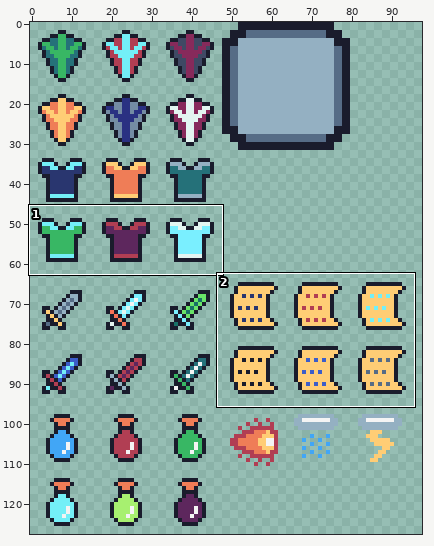
Sprite sheet, stored at MerchantsQuest/Assets/Sprites/Items/items.png. The picture above shows the old version from afar; the outline marks the close-up.
Close-up. Before the commit:
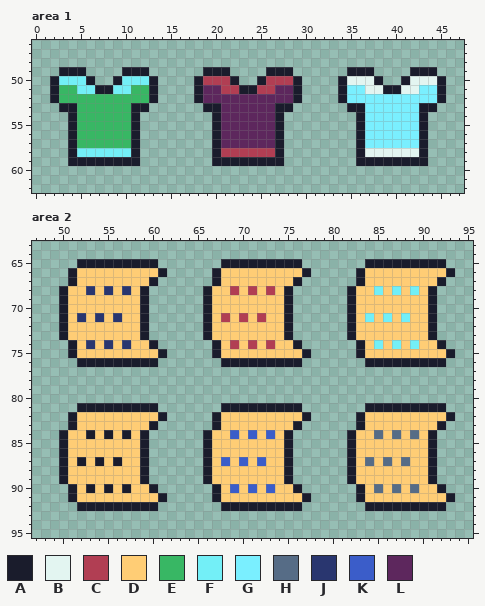
The file is 128x128 pixels. Shown: area 1: x 0..47, y 46..62; area 2: x 47..95, y 63..95. The wide view leaves out empty margins.
Palette (. is transparent): A #1a1c2c  B #e3f5f1  C #b13e53  D #ffcd75  E #38b764  F #73eff7  G #7aefff  H #566c86  J #29366f  K #3b5dc9  L #5d275d
Pixels before, area 1, first column x 2:
49 .AAA....AAA......AAA....AAA......AAA....AAA.
50 AFFFA..AFFFA....ACCCA..ACCCA....ABBBA..ABBBA
51 AEEFFAAFFEEA....ALLCCAACCLLA....AGGBBAABBGGA
52 AEEEEEEEEEEA....ALLLLLLLLLLA....AGGGGGGGGGGA
53 .AAEEEEEEAA......AALLLLLLAA......AAGGGGGGAA.
54 ..AEEEEEEA........ALLLLLLA........AGGGGGGA..
55 ..AEEEEEEA........ALLLLLLA........AGGGGGGA..
56 ..AEEEEEEA........ALLLLLLA........AGGGGGGA..
57 ..AEEEEEEA........ALLLLLLA........AGGGGGGA..
58 ..AFFFFFFA........ACCCCCCA........ABBBBBBA..
59 ..AAAAAAAA........AAAAAAAA........AAAAAAAA..
Pixels before, area 2, first column x 50:
65 ..AAAAAAAAA.......AAAAAAAAA.......AAAAAAAAA.
66 .ADDDDDDDDDA.....ADDDDDDDDDA.....ADDDDDDDDDA
67 .ADDDDDDDDA......ADDDDDDDDA......ADDDDDDDDA.
68 ADDJDJDJDA......ADDCDCDCDA......ADDFDFDFDA..
69 ADDDDDDDDA......ADDDDDDDDA......ADDDDDDDDA..
70 ADDDDDDDDA......ADDDDDDDDA......ADDDDDDDDA..
71 ADJDJDJDDA......ADCDCDCDDA......ADFDFDFDDA..
72 ADDDDDDDDA......ADDDDDDDDA......ADDDDDDDDA..
73 ADDDDDDDDA......ADDDDDDDDA......ADDDDDDDDA..
74 .ADJDJDJDDA......ADCDCDCDDA......ADFDFDFDDA.
75 .ADDDDDDDDDA.....ADDDDDDDDDA.....ADDDDDDDDDA
76 ..AAAAAAAAA.......AAAAAAAAA.......AAAAAAAAA.
77 ............................................
78 ............................................
79 ............................................
80 ............................................
81 ..AAAAAAAAA.......AAAAAAAAA.......AAAAAAAAA.
82 .ADDDDDDDDDA.....ADDDDDDDDDA.....ADDDDDDDDDA
83 .ADDDDDDDDA......ADDDDDDDDA......ADDDDDDDDA.
84 ADDADADADA......ADDKDKDKDA......ADDHDHDHDA..
85 ADDDDDDDDA......ADDDDDDDDA......ADDDDDDDDA..
86 ADDDDDDDDA......ADDDDDDDDA......ADDDDDDDDA..
87 ADADADADDA......ADKDKDKDDA......ADHDHDHDDA..
88 ADDDDDDDDA......ADDDDDDDDA......ADDDDDDDDA..
89 ADDDDDDDDA......ADDDDDDDDA......ADDDDDDDDA..
90 .ADADADADDA......ADKDKDKDDA......ADHDHDHDDA.
91 .ADDDDDDDDDA.....ADDDDDDDDDA.....ADDDDDDDDDA
92 ..AAAAAAAAA.......AAAAAAAAA.......AAAAAAAAA.
New version:
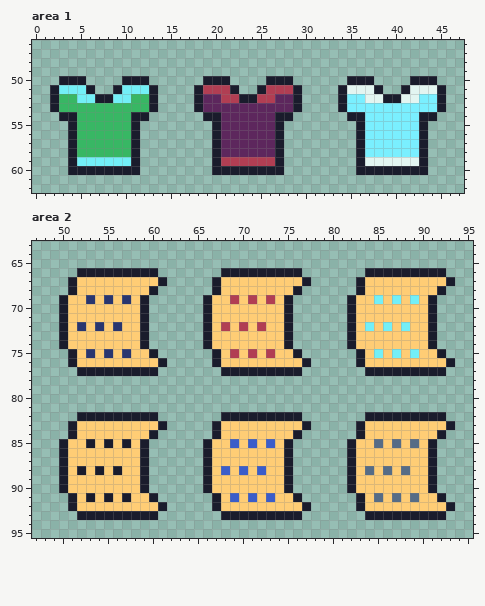
Difference:
Area 1:
y 49: x 3..5 AAA -> ...; x 10..12 AAA -> ...; x 19..21 AAA -> ...; x 26..28 AAA -> ...; x 35..37 AAA -> ...; x 42..44 AAA -> ...
y 50: x 2..6 AFFFA -> .AAA.; x 9..13 AFFFA -> .AAA.; x 18..22 ACCCA -> .AAA.; x 25..29 ACCCA -> .AAA.; x 34..38 ABBBA -> .AAA.; x 41..45 ABBBA -> .AAA.
y 51: x 3..4 EE -> FF; x 6..9 FAAF -> A..A; x 11..12 EE -> FF; x 19..20 LL -> CC; x 22..25 CAAC -> A..A; x 27..28 LL -> CC; x 35..36 GG -> BB; x 38..41 BAAB -> A..A; x 43..44 GG -> BB
y 52: x 5..10 EEEEEE -> FFAAFF; x 21..26 LLLLLL -> CCAACC; x 37..42 GGGGGG -> BBAABB
y 53: x 2..4 .AA -> AEE; x 11..13 AA. -> EEA; x 18..20 .AA -> ALL; x 27..29 AA. -> LLA; x 34..36 .AA -> AGG; x 43..45 AA. -> GGA
y 54: x 3 . -> A; x 12 . -> A; x 19 . -> A; x 28 . -> A; x 35 . -> A; x 44 . -> A
y 58: x 5..10 FFFFFF -> EEEEEE; x 21..26 CCCCCC -> LLLLLL; x 37..42 BBBBBB -> GGGGGG
y 59: x 5..10 AAAAAA -> FFFFFF; x 21..26 AAAAAA -> CCCCCC; x 37..42 AAAAAA -> BBBBBB
y 60: x 4..11 ........ -> AAAAAAAA; x 20..27 ........ -> AAAAAAAA; x 36..43 ........ -> AAAAAAAA
Area 2:
y 65: x 52..60 AAAAAAAAA -> .........; x 68..76 AAAAAAAAA -> .........; x 84..92 AAAAAAAAA -> .........
y 66: x 51..61 ADDDDDDDDDA -> .AAAAAAAAA.; x 67..77 ADDDDDDDDDA -> .AAAAAAAAA.; x 83..93 ADDDDDDDDDA -> .AAAAAAAAA.
y 67: x 60..61 A. -> DA; x 76..77 A. -> DA; x 92..93 A. -> DA
y 68: x 50..51 AD -> .A; x 53 J -> D; x 55 J -> D; x 57 J -> D; x 59..60 A. -> DA; x 66..67 AD -> .A; x 69 C -> D; x 71 C -> D; x 73 C -> D; x 75..76 A. -> DA; x 82..83 AD -> .A; x 85 F -> D; x 87 F -> D; x 89 F -> D; x 91..92 A. -> DA
y 69: x 53 D -> J; x 55 D -> J; x 57 D -> J; x 69 D -> C; x 71 D -> C; x 73 D -> C; x 85 D -> F; x 87 D -> F; x 89 D -> F
y 71: x 52 J -> D; x 54 J -> D; x 56 J -> D; x 68 C -> D; x 70 C -> D; x 72 C -> D; x 84 F -> D; x 86 F -> D; x 88 F -> D
y 72: x 52 D -> J; x 54 D -> J; x 56 D -> J; x 68 D -> C; x 70 D -> C; x 72 D -> C; x 84 D -> F; x 86 D -> F; x 88 D -> F
y 74: x 50..51 .A -> AD; x 53 J -> D; x 55 J -> D; x 57 J -> D; x 59..60 DA -> A.; x 66..67 .A -> AD; x 69 C -> D; x 71 C -> D; x 73 C -> D; x 75..76 DA -> A.; x 82..83 .A -> AD; x 85 F -> D; x 87 F -> D; x 89 F -> D; x 91..92 DA -> A.
y 75: x 53 D -> J; x 55 D -> J; x 57 D -> J; x 60..61 DA -> A.; x 69 D -> C; x 71 D -> C; x 73 D -> C; x 76..77 DA -> A.; x 85 D -> F; x 87 D -> F; x 89 D -> F; x 92..93 DA -> A.
y 76: x 51..61 .AAAAAAAAA. -> ADDDDDDDDDA; x 67..77 .AAAAAAAAA. -> ADDDDDDDDDA; x 83..93 .AAAAAAAAA. -> ADDDDDDDDDA
y 77: x 52..60 ......... -> AAAAAAAAA; x 68..76 ......... -> AAAAAAAAA; x 84..92 ......... -> AAAAAAAAA
y 81: x 52..60 AAAAAAAAA -> .........; x 68..76 AAAAAAAAA -> .........; x 84..92 AAAAAAAAA -> .........
y 82: x 51..61 ADDDDDDDDDA -> .AAAAAAAAA.; x 67..77 ADDDDDDDDDA -> .AAAAAAAAA.; x 83..93 ADDDDDDDDDA -> .AAAAAAAAA.
y 83: x 60..61 A. -> DA; x 76..77 A. -> DA; x 92..93 A. -> DA
y 84: x 50..51 AD -> .A; x 53 A -> D; x 55 A -> D; x 57 A -> D; x 59..60 A. -> DA; x 66..67 AD -> .A; x 69 K -> D; x 71 K -> D; x 73 K -> D; x 75..76 A. -> DA; x 82..83 AD -> .A; x 85 H -> D; x 87 H -> D; x 89 H -> D; x 91..92 A. -> DA
y 85: x 53 D -> A; x 55 D -> A; x 57 D -> A; x 69 D -> K; x 71 D -> K; x 73 D -> K; x 85 D -> H; x 87 D -> H; x 89 D -> H
y 87: x 52 A -> D; x 54 A -> D; x 56 A -> D; x 68 K -> D; x 70 K -> D; x 72 K -> D; x 84 H -> D; x 86 H -> D; x 88 H -> D
y 88: x 52 D -> A; x 54 D -> A; x 56 D -> A; x 68 D -> K; x 70 D -> K; x 72 D -> K; x 84 D -> H; x 86 D -> H; x 88 D -> H
y 90: x 50..51 .A -> AD; x 53 A -> D; x 55 A -> D; x 57 A -> D; x 59..60 DA -> A.; x 66..67 .A -> AD; x 69 K -> D; x 71 K -> D; x 73 K -> D; x 75..76 DA -> A.; x 82..83 .A -> AD; x 85 H -> D; x 87 H -> D; x 89 H -> D; x 91..92 DA -> A.
y 91: x 53 D -> A; x 55 D -> A; x 57 D -> A; x 60..61 DA -> A.; x 69 D -> K; x 71 D -> K; x 73 D -> K; x 76..77 DA -> A.; x 85 D -> H; x 87 D -> H; x 89 D -> H; x 92..93 DA -> A.
y 92: x 51..61 .AAAAAAAAA. -> ADDDDDDDDDA; x 67..77 .AAAAAAAAA. -> ADDDDDDDDDA; x 83..93 .AAAAAAAAA. -> ADDDDDDDDDA
y 93: x 52..60 ......... -> AAAAAAAAA; x 68..76 ......... -> AAAAAAAAA; x 84..92 ......... -> AAAAAAAAA
